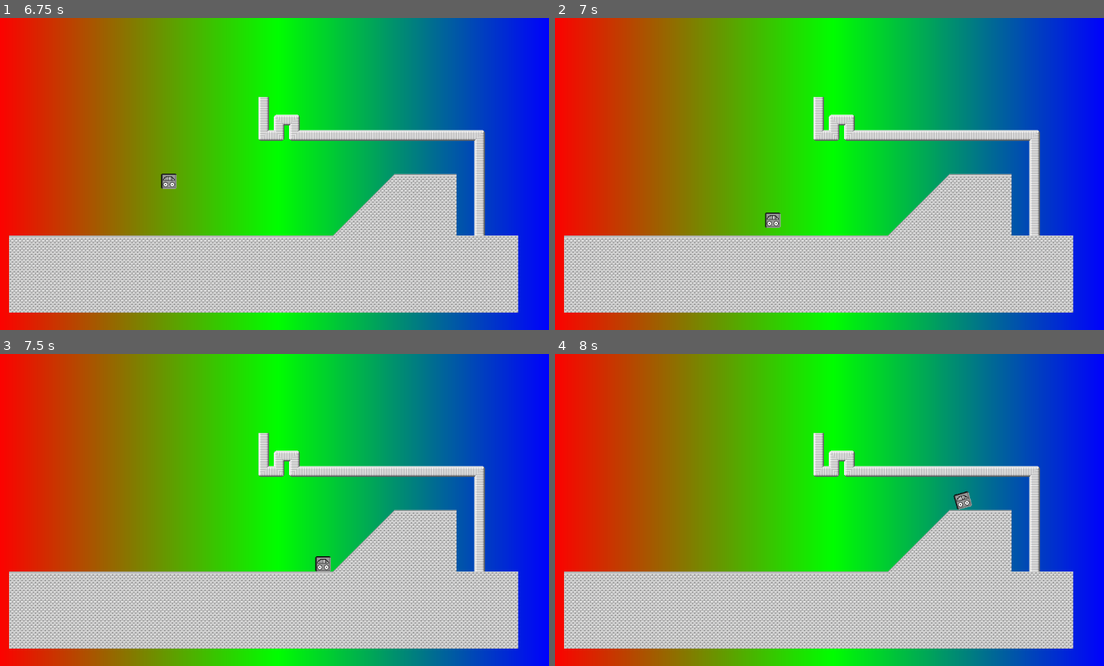
Above: before the commit, frames 1-4 (two rows, left to right).
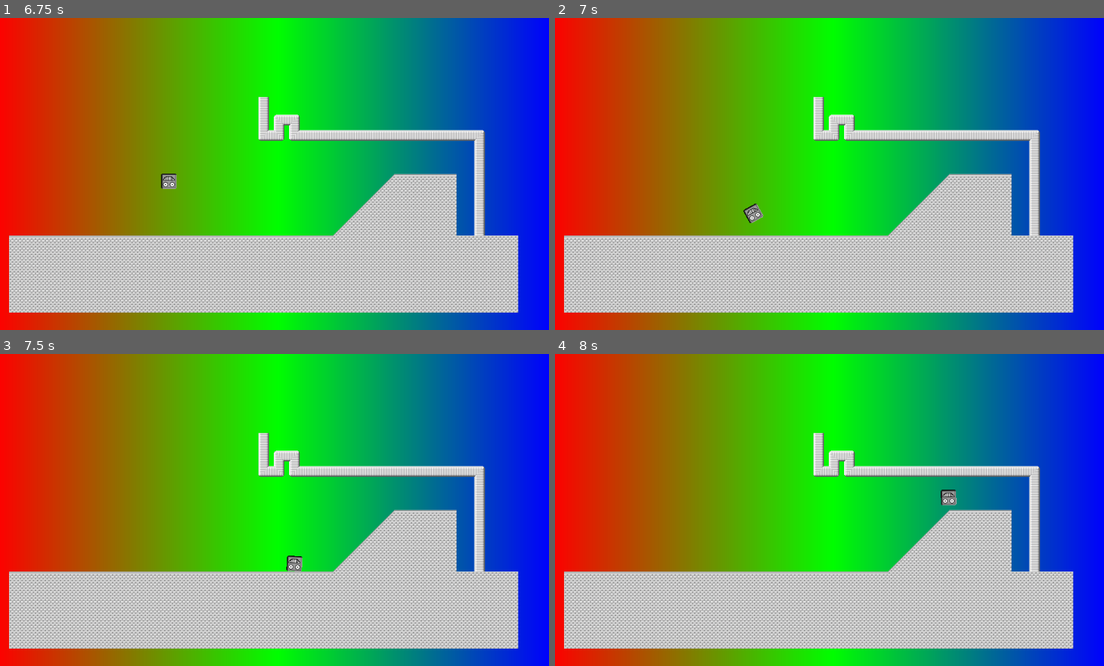
Above: after the commit, the same moments.

Repository: DedFishy/gmtk2025
Game: Godot game, scene res://common.tscn
Same seed, same stepped clock (60 frames per second), same inputs: the game is played once before the commit and once after it.
Inputs (mouse positions are in pixels of both pictures, inside the frame that each line leads up to):
- Up to frame 1 (6.75 s): move the mouse to (395, 158) at 0.52 s; hold D (right) 0.53-1.28 s; right-click (395, 158) at 0.6 s; tap W (jump) at 0.77, 1.52, 3.02, 3.77, 4.52, 6.02 s; click (395, 158) at 0.8 s; move the mouse to (159, 189) at 1.27 s; hold A (left) 1.28-2.03 s; click (159, 189) at 1.35 s; right-click (159, 189) at 1.55 s; move the mouse to (329, 105) at 2.02 s; hold S (crouch) 2.03-2.78 s; hold D (right) 2.03-3.53 s; click (329, 105) at 2.3 s; move the mouse to (241, 236) at 2.77 s; right-click (241, 236) at 2.85 s; move the mouse to (439, 220) at 3.52 s; hold A (left) 3.53-5.78 s; click (439, 220) at 3.6 s; move the mouse to (104, 127) at 4.27 s; right-click (104, 127) at 4.35 s; move the mouse to (296, 174) at 5.02 s; click (296, 174) at 5.1 s; move the mouse to (186, 96) at 5.77 s; hold D (right) from 5.78 s (still down); tap S (crouch) at 5.85 s; right-click (186, 96) at 6.05 s; move the mouse to (395, 158) at 6.52 s; right-click (395, 158) at 6.6 s
- Up to frame 2 (7 s): keep holding D (right); tap W (jump) at 6.77 s; click (950, 158) at 6.8 s
- Up to frame 3 (7.5 s): keep holding D (right); move the mouse to (159, 525) at 7.27 s; click (159, 525) at 7.35 s
- Up to frame 4 (8 s): keep holding D (right); tap W (jump) at 7.52 s; right-click (714, 525) at 7.55 s

Frame 1 is identical in both runs. In frame 2, 0.3% of the frame differs, in the area x 34-42%, y 59-68%; in frame 3, 0.3%; in frame 4, 0.3%.

Commit message:
Started binding hook

Diff:
--- a/Scripts/GrappleHookGen.gd
+++ b/Scripts/GrappleHookGen.gd
@@ -5,16 +5,13 @@
 var spawnOffset = 20
 var segments = Array()
 func generateHook(startingNode, endingPoint):
+	print(endingPoint)
 	var spriteSize = scaleFactor * defaultSpriteSize
 	var dir = (endingPoint - startingNode.position).normalized()
 	var startingPose = startingNode.position + (spawnOffset * dir)
 	var angle = startingPose.angle_to_point(endingPoint)
 	var segmentSize = spriteSize.length() * dir
 	var numSegments = int((endingPoint - startingPose).length() / segmentSize.length()) + 1
-
-	print(numSegments)
-	print(startingPose)
-	print(spriteSize)
 
 	for i in range(0, numSegments):
 		segments.append(_generateSegment(Vector2(startingPose.x + segmentSize.x * i, startingPose.y + segmentSize.y * i), angle, spriteSize))
@@ -80,6 +77,11 @@
 
 	return segment
 
+func hookExists():
+	return segments.size() > 1
+
 func deleteHook():
 	for i in range(0, segments.size()):
 		segments[i].queue_free()
+
+	segments.clear()
--- a/Scripts/PlayerController.gd
+++ b/Scripts/PlayerController.gd
@@ -10,6 +10,8 @@
 
 const velocity_dampen = 0.8;
 
+const max_grapple_distence = 100
+
 func _input(event):
 	if event.is_action_pressed("Jump"):
 		pass
@@ -21,12 +23,13 @@
 		if do_jump_raycast():
 			print("Jump")
 			vertical_input += Input.get_action_strength("jump") * jump_power
-	print(horizontal_input)
 	if (horizontal_input > 0 and (linear_velocity.x < max_horizontal_velocity)) or (horizontal_input < 0 and (linear_velocity.x > -max_horizontal_velocity)):
 		linear_velocity.x += horizontal_input
 	elif (horizontal_input == 0):
 		linear_velocity.x *= velocity_dampen;
 	linear_velocity.y -= vertical_input
+
+	shoot_grapple()
 
 func do_jump_raycast() -> bool:
 	var space_state = get_world_2d().direct_space_state
@@ -37,4 +40,24 @@
 	return !space_state.intersect_ray(query).is_empty()
 
 func shoot_grapple():
-	GrappleHookGen.generateHook(self, position)
+	# Add manual hook delete button or maybe a time out, probably just make the last one clear when new one maid, or maybe even spawn allow for more then one hook
+	if Input.is_action_just_pressed("ShootHook") and not GrappleHookGen.hookExists():
+		var direction = get_global_mouse_position().normalized()
+		var landedPose = do_grapple_raycast(direction)
+		if landedPose.length() >= max_grapple_distence:
+			return
+		GrappleHookGen.generateHook(self, landedPose)
+	elif Input.is_action_just_pressed("DeleteHook"):
+		GrappleHookGen.deleteHook()
+
+
+func do_grapple_raycast(direction) -> Vector2:
+	var space_state = get_world_2d().direct_space_state
+
+	var query = PhysicsRayQueryParameters2D.create(position, position + direction * max_grapple_distence)
+	query.collide_with_areas = false
+	var result = space_state.intersect_ray(query)
+	if result:
+		return result.position
+	else:
+		return position + direction * max_grapple_distence
--- a/project.godot
+++ b/project.godot
@@ -46,6 +46,16 @@
 , Object(InputEventKey,"resource_local_to_scene":false,"resource_name":"","device":-1,"window_id":0,"alt_pressed":false …(186 unchanged characters)…
 ]
 }
+ShootHook={
+"deadzone": 0.2,
+"events": [Object(InputEventMouseButton,"resource_local_to_scene":false,"resource_name":"","device":-1,"window_id":0,"alt_pressed":false,"shift_pressed":false,"ctrl_pressed":false,"meta_pressed":false,"button_mask":0,"position":Vector2(0, 0),"global_position":Vector2(0, 0),"factor":1.0,"button_index":1,"canceled":false,"pressed":false,"double_click":false,"script":null)
+]
+}
+DeleteHook={
+"deadzone": 0.2,
+"events": [Object(InputEventMouseButton,"resource_local_to_scene":false,"resource_name":"","device":-1,"window_id":0,"alt_pressed":false,"shift_pressed":false,"ctrl_pressed":false,"meta_pressed":false,"button_mask":2,"position":Vector2(128, 35),"global_position":Vector2(147, 131),"factor":1.0,"button_index":2,"canceled":false,"pressed":true,"double_click":false,"script":null)
+]
+}
 
 [rendering]
 
